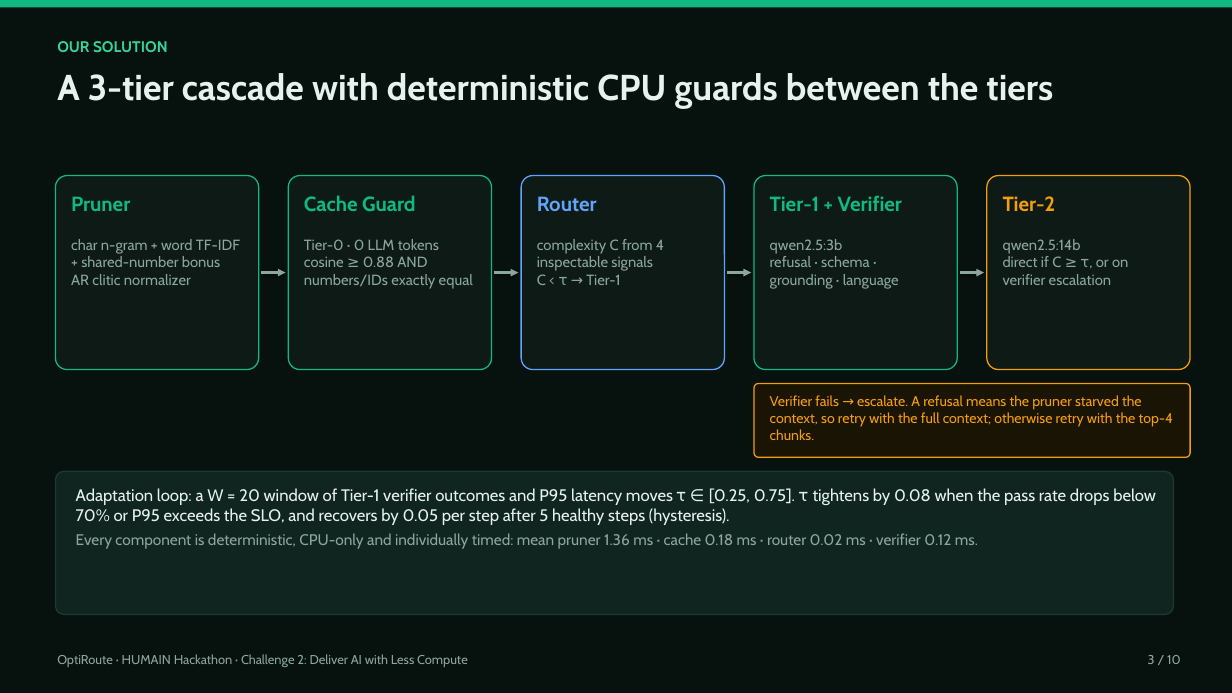
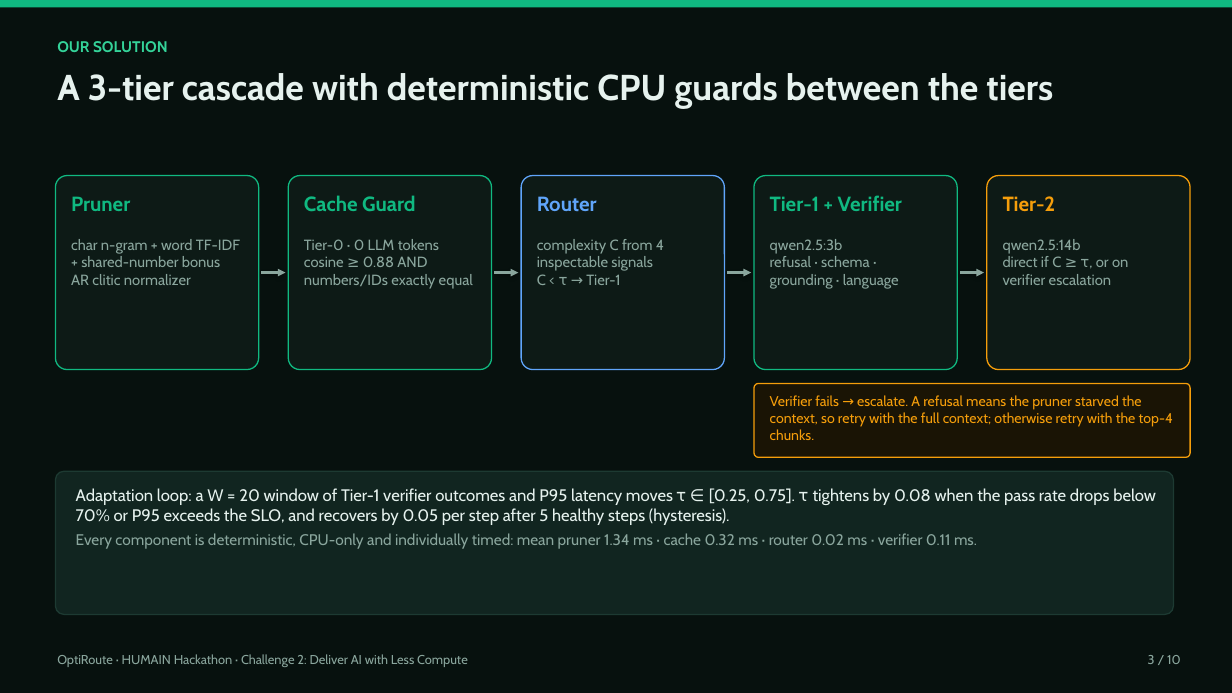
Before and after one commit to nawafalduaij/optiroute, a slide deck: slide 3 of deliverables/OptiRoute_Presentation.pptx. Drawn at 1232x693 pixels with LibreOffice and Linux fonts; fonts in the diff are those of the drawing. Boxes give left, top, right and bottom in pixels: in the first picture for what was removed or moved away, otherwise in the second. Text is boxed around its words. In the diff, an @@ line names an element or a change of style, - is before the commit and + after.

```diff
--- a/deliverables/OptiRoute_Presentation.pptx
+++ b/deliverables/OptiRoute_Presentation.pptx
@@ text at (76,533,977,549): text changed @@
-Every component is deterministic, CPU-only and individually timed: mean pruner 1.36 ms · cache 0.18 ms · router 0.02 ms · verifier 0.12 ms.
+Every component is deterministic, CPU-only and individually timed: mean pruner 1.34 ms · cache 0.32 ms · router 0.02 ms · verifier 0.11 ms.
```
Also in this commit, not shown: 8 other slides changed, 22 other files.
